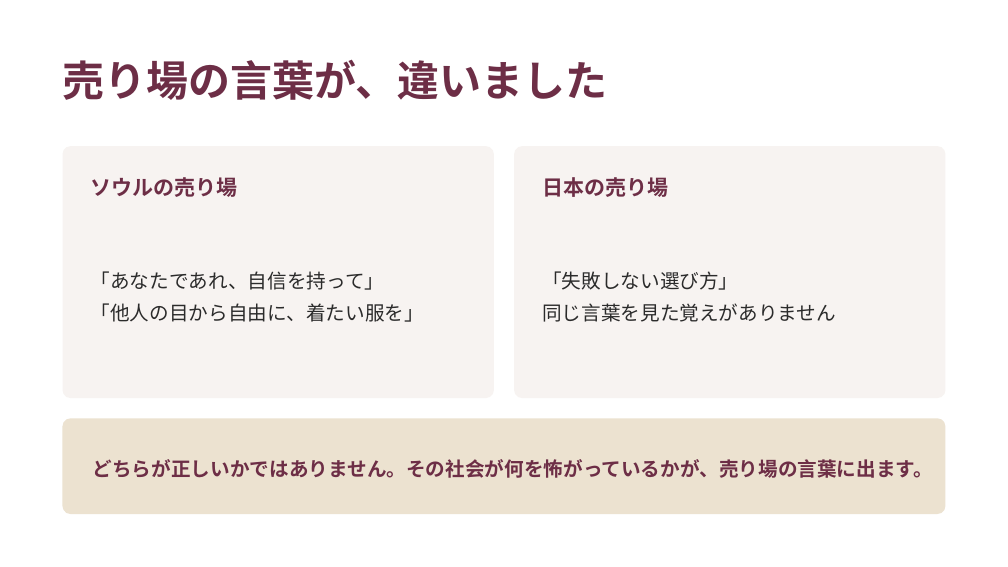
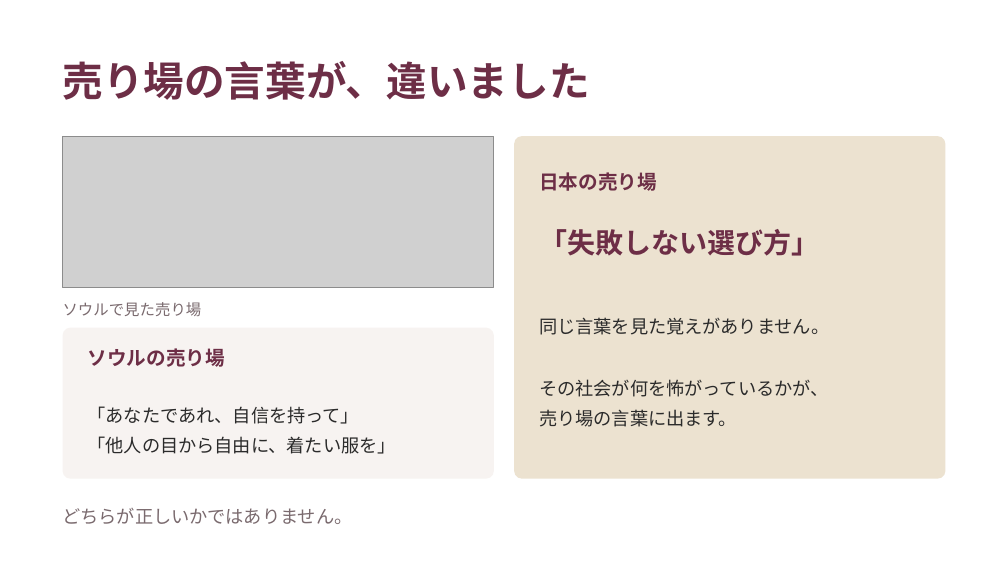
Before and after one commit to fashio17/potential-lamp, a slide deck: slide 7 of 運用/スライド/説明会_20260916.pptx. Drawn at 1008x567 pixels with LibreOffice and Linux fonts; fonts in the diff are those of the drawing; grey boxes stand for pictures. Boxes give left, top, right and bottom in pixels: in the first picture for what was removed or moved away, otherwise in the second. Text is boxed around its words. In the diff, an @@ line names an element or a change of style, - is before the commit and + after.

```diff
--- a/運用/スライド/説明会_20260916.pptx
+++ b/運用/スライド/説明会_20260916.pptx
@@ text "売り場の言葉が、違いました" at (62,61,589,100): size 30 to 29 pt @@
@@ picture added at (62,136,494,287) @@
@@ rounded rectangle: place and size @@
-rounded rectangle at (514,146,946,398)
+rounded rectangle at (514,136,946,479)
@@ rounded rectangle at (514,136,946,479): fill #F7F3F1 to #ECE2D0; proportions changed @@
@@ text "日本の売り場" at (539,172,657,191): size 15 to 14 pt @@
@@ text "「失敗しない選び方」" at (539,229,819,256): size 14 to 20 pt, text colour #2B2B2B to #6D2E46, bold on; line spacing 23pt to 1 @@
@@ rounded rectangle: place and size @@
-rounded rectangle at (62,146,494,398)
+rounded rectangle at (62,328,494,479)
@@ rounded rectangle at (62,328,494,479): proportions changed @@
@@ text at (63,302,202,316): text changed; size 15 to 11 pt; text colour #6D2E46 to #7A6A6E; bold off @@
-ソウルの売り場
+ソウルで見た売り場
@@ text at (539,317,829,427): text changed; size 14 to 13 pt; text colour #6D2E46 to #2B2B2B; bold off @@
-どちらが正しいかではありません。その社会が何を怖がっているかが、売り場の言葉に出ます。
+同じ言葉を見た覚えがありません。
+その社会が何を怖がっているかが、
+売り場の言葉に出ます。
@@ text at (542,303,836,322): paragraph removed @@
-同じ言葉を見た覚えがありません
@@ text added at (88,348,225,367), 14 pt, text #6D2E46, bold @@
+ソウルの売り場
@@ text "「あなたであれ、自信を持って」": place and size @@
-text "「あなたであれ、自信を持って」" at (91,271,424,322)
+text "「あなたであれ、自信を持って」" at (88,406,396,454)
@@ text "「あなたであれ、自信を持って」" at (88,406,396,454): size 14 to 13 pt; line spacing 23pt to 21pt @@
@@ rounded rectangle removed at (62,418,946,514) @@
@@ text added at (62,508,352,524), 13 pt, text #7A6A6E @@
+どちらが正しいかではありません。
```
Also in this commit, not shown: 22 other slides changed, 2 slides added, 10 other files.
